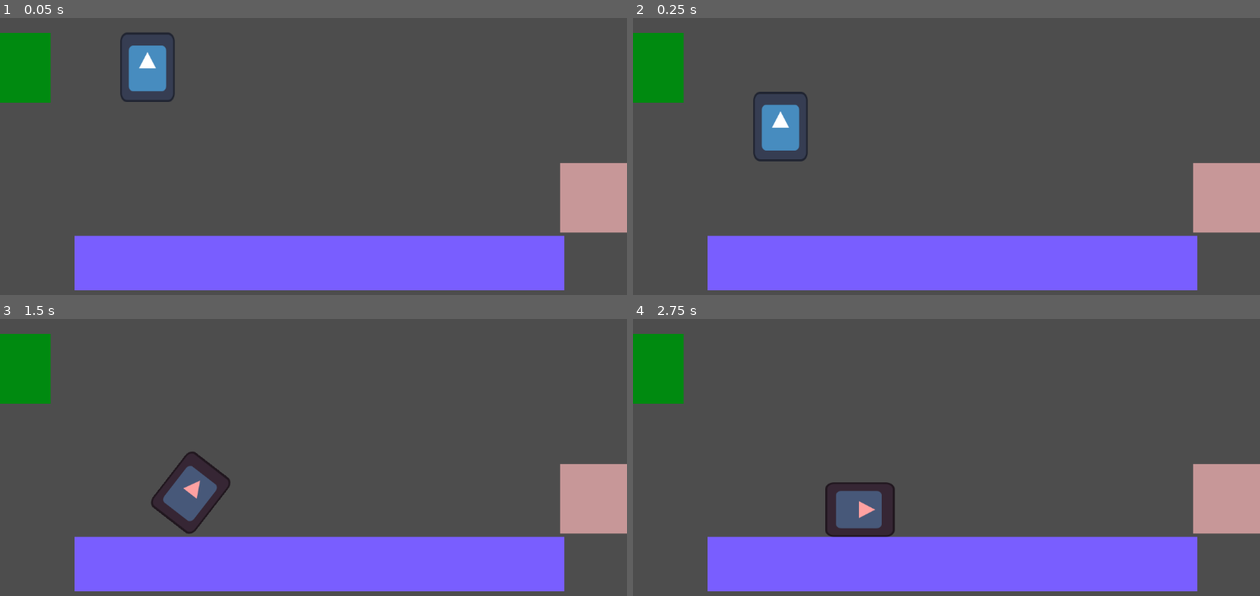
Above: before the commit, frames 1-4 (two rows, left to right).
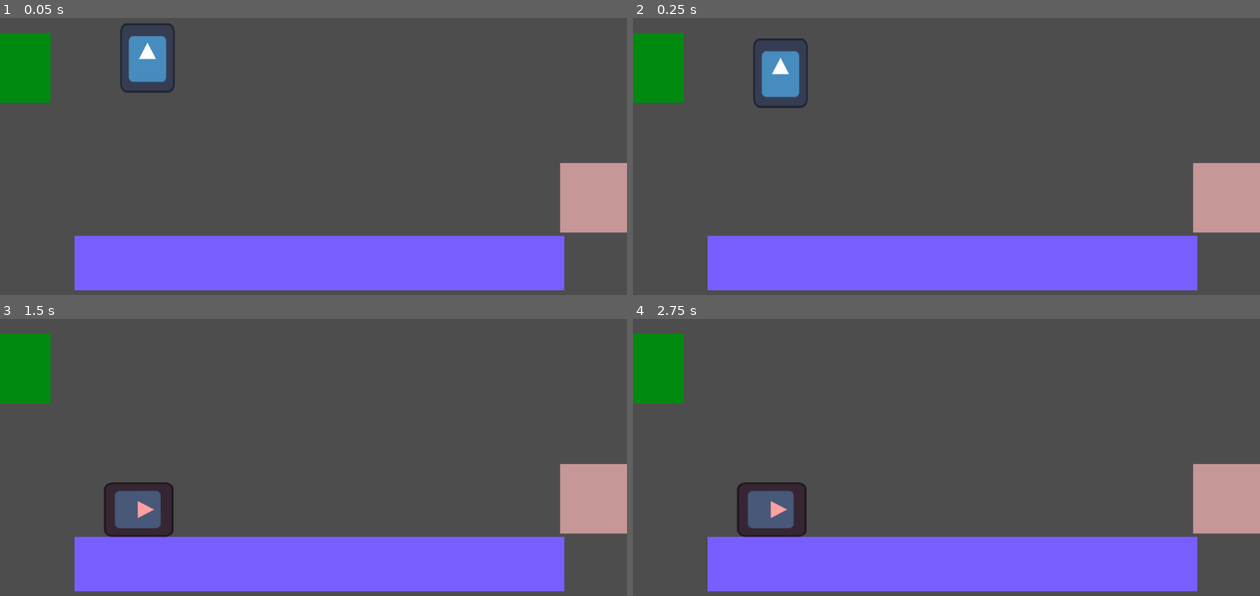
Above: after the commit, the same moments.

Repository: Guilherme-Soares-Sequeira/feup-ddjd-preliminary
Game: Godot game, scene res://scenes/world.tscn
Two runs of this game, one before a commit and one after it. Both use one fixed random seed, a clock stepped at 60 frames per second and the inputs below. The engine's default icon, where the game draws it, is replaced by a stand-in: a white triangle on a blue panel in a dark square.
Inputs (mouse positions are in pixels of both pictures, inside the frame that each line leads up to):
- Up to frame 1 (0.05 s): no input
- Up to frame 2 (0.25 s): no input
- Up to frame 3 (1.5 s): move the mouse to (150, 501) at 0.52 s; click (150, 501) at 0.67 s; move the mouse to (188, 476) at 1.27 s; click (188, 476) at 1.42 s
- Up to frame 4 (2.75 s): move the mouse to (1009, 382) at 2.02 s; click (1009, 382) at 2.17 s

The runs differ from the first frame. In frame 1, 0.9% of the frame differs, in the area x 19-28%, y 1-31%; in frame 2, 2.5%; in frame 3, 3.7%; in frame 4, 4.3%, in the area x 16-42%, y 58-79%.

Commit message:
created a lemming method for accelerating/deaccelerating due to gravity.

Diff:
--- a/scenes/world.tscn
+++ b/scenes/world.tscn
@@ -16,7 +16,7 @@
 size = Vector2(322, 86)
 
 [sub_resource type="RectangleShape2D" id="RectangleShape2D_cjllj"]
-size = Vector2(62, 118.5)
+size = Vector2(62, 213.5)
 
 [sub_resource type="RectangleShape2D" id="RectangleShape2D_6wla3"]
 size = Vector2(265.5, 85.5)
@@ -52,14 +52,15 @@
 pointing_right = true
 
 [node name="CollisionShape2D" type="CollisionShape2D" parent="Horizontal Wind Right"]
-position = Vector2(-208, 386)
+position = Vector2(-230, 386)
 shape = SubResource("RectangleShape2D_xrlpm")
 
 [node name="Vertical Wind" parent="." instance=ExtResource("6_104ir")]
 position = Vector2(488, 466)
+wind_force = 505
 
 [node name="CollisionShape2D" type="CollisionShape2D" parent="Vertical Wind"]
-position = Vector2(126, -60.75)
+position = Vector2(126, -108.25)
 shape = SubResource("RectangleShape2D_cjllj")
 
 [node name="Horizontal Wind Left" parent="." instance=ExtResource("5_3vd8u")]
--- a/scripts/LemmingStateMachine/States/DecelerationState.gd
+++ b/scripts/LemmingStateMachine/States/DecelerationState.gd
@@ -5,7 +5,7 @@
 	pass
 
 func physics_update(delta: float):
-	lemming.velocity.y = lemming.velocity.y + lemming.gravity * delta
+	lemming.apply_gravity(delta)
 
 	if lemming.velocity.y >= 0:
 		self.exit_state.emit(FallingState.new(self.lemming))
--- a/scripts/LemmingStateMachine/States/FallingState.gd
+++ b/scripts/LemmingStateMachine/States/FallingState.gd
@@ -7,12 +7,11 @@
 func update():
 	pass
 
-func physics_update(_delta: float):
+func physics_update(delta: float):
 	if (lemming.is_on_floor()):
 		exit_state.emit(WalkingState.new(lemming))
 		return
-	lemming.velocity.y = lemming.gravity / 1.8
-	pass
+	lemming.apply_gravity(delta)
 
 func onEnter():
 	lemming.velocity.x = 0
--- a/scripts/LemmingStateMachine/States/FloatingState.gd
+++ b/scripts/LemmingStateMachine/States/FloatingState.gd
@@ -12,7 +12,6 @@
 	self.exit_state.emit(DecelerationState.new(self.lemming))
 
 func handle_pushed_by_wind(vertical_direction: int, wind_force: int) -> void:
-	print("velocity = " + str(lemming.velocity.y))
 	lemming.velocity.y += wind_force/3.0 * vertical_direction
 
 	if (vertical_direction > 0):
--- a/scripts/lemming.gd
+++ b/scripts/lemming.gd
@@ -46,6 +46,9 @@
 func set_speed(new_speed: int):
 	self.speed = new_speed
 	# other logic if needed
+
+func apply_gravity(delta):
+	self.velocity.y = min(self.gravity, self.velocity.y + self.gravity * delta)
 
 func handle_entered_vertical_wind():
 	self.state_machine.handle_entered_vertical_wind()
